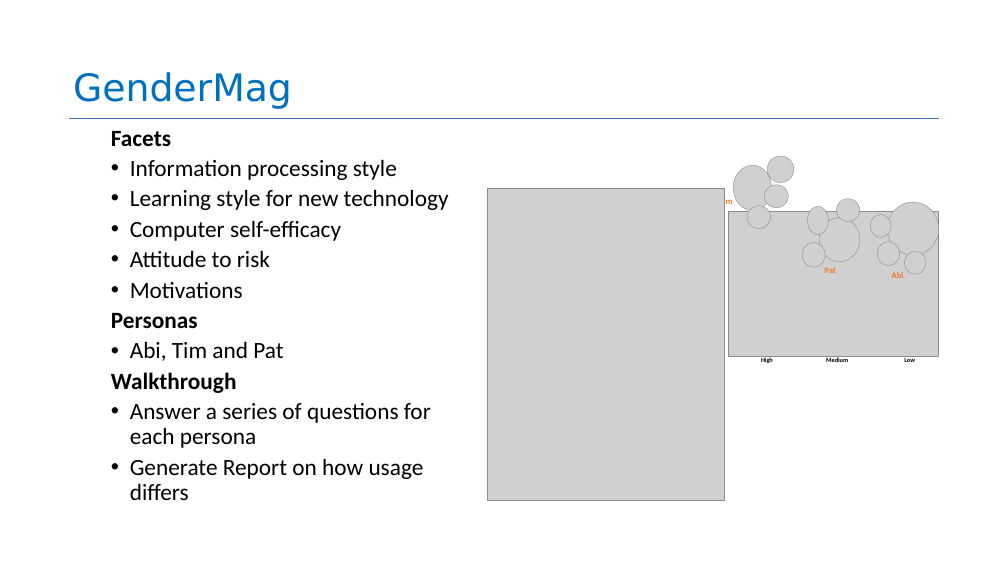
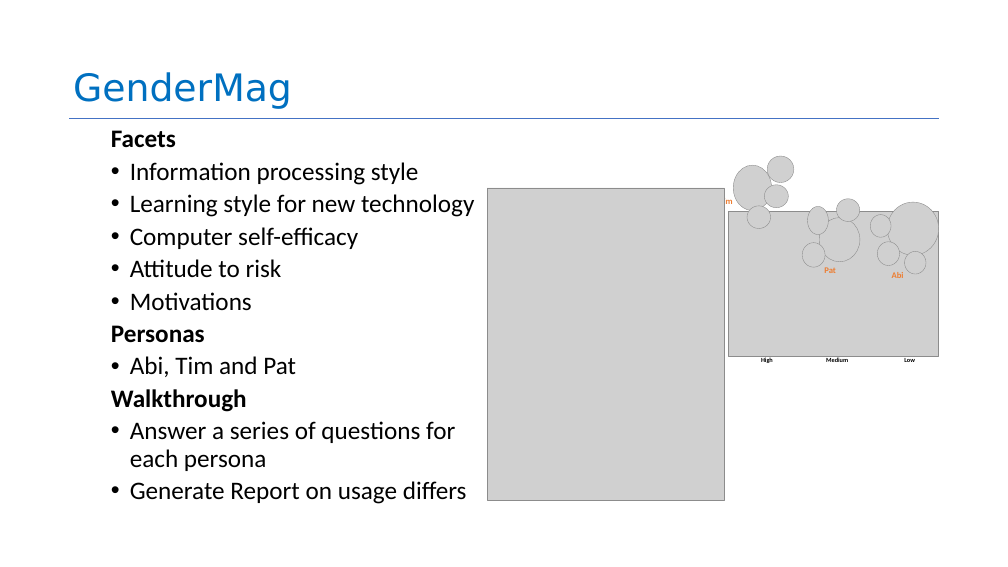
Before and after one commit to neu-se/CS4530-Fall-2025, a slide deck: slide 22 of Slides/Module 16A Engineering Ethical Software.pptx. Drawn at 1008x567 pixels with LibreOffice and Linux fonts; fonts in the diff are those of the drawing; grey boxes stand for pictures. Boxes give left, top, right and bottom in pixels: in the first picture for what was removed or moved away, otherwise in the second. Text is boxed around its words. In the diff, an @@ line names an element or a change of style, - is before the commit and + after.

```diff
--- a/Slides/Module 16A Engineering Ethical Software.pptx
+++ b/Slides/Module 16A Engineering Ethical Software.pptx
@@ text at (x1=111, y1=130, x2=474, y2=471): size 44.4 to 48 pt in "Facets", "Information processing style", "Learning style for new technology", "Computer self-efficacy" and 6 more places @@
@@ text at (x1=130, y1=481, x2=467, y2=504): text changed; size 44.4 to 48 pt @@
-  • Generate Report on how usage differs
+  • Generate Report on usage differs
```
Also in this commit, not shown: 5 other slides changed, 1 other file.
